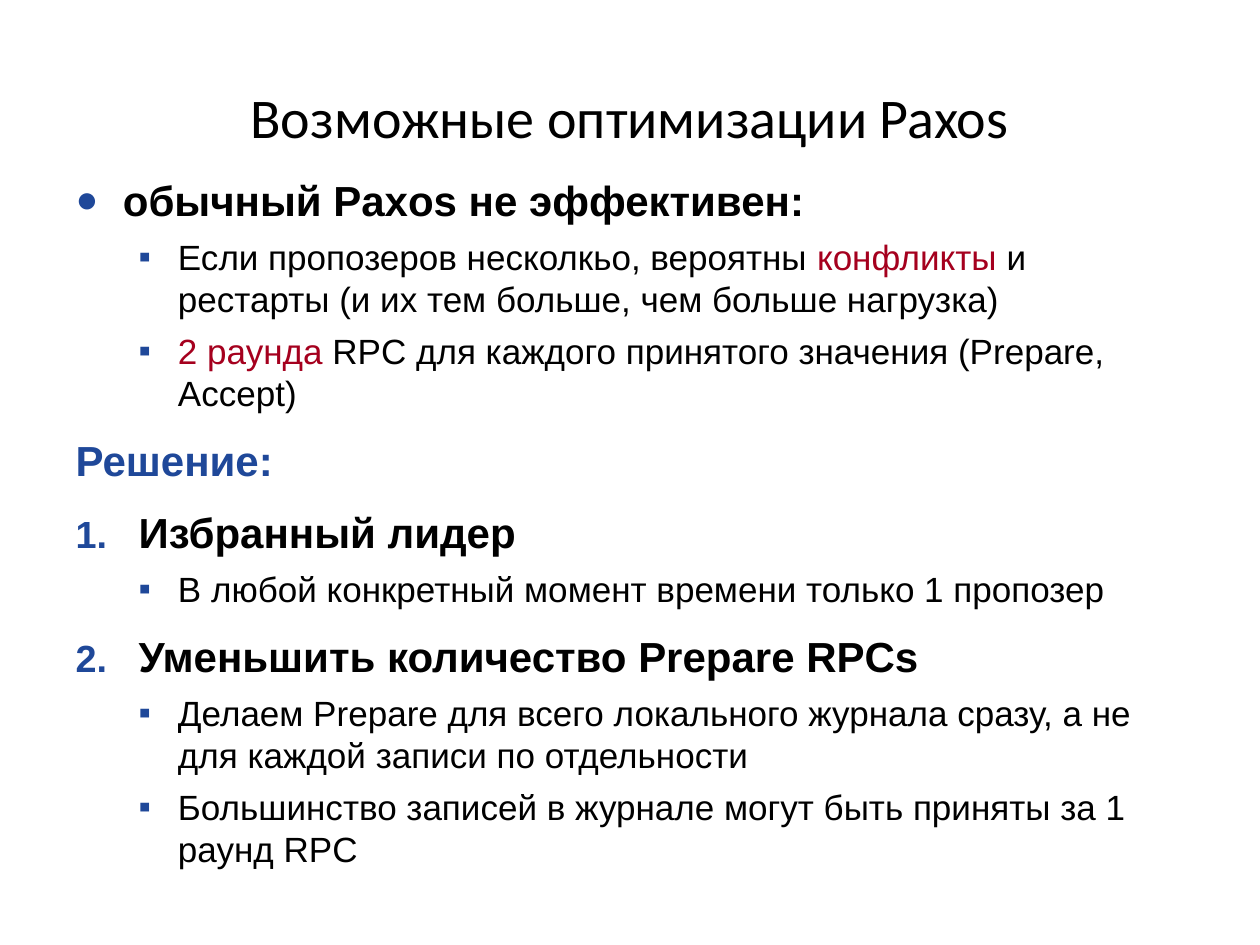
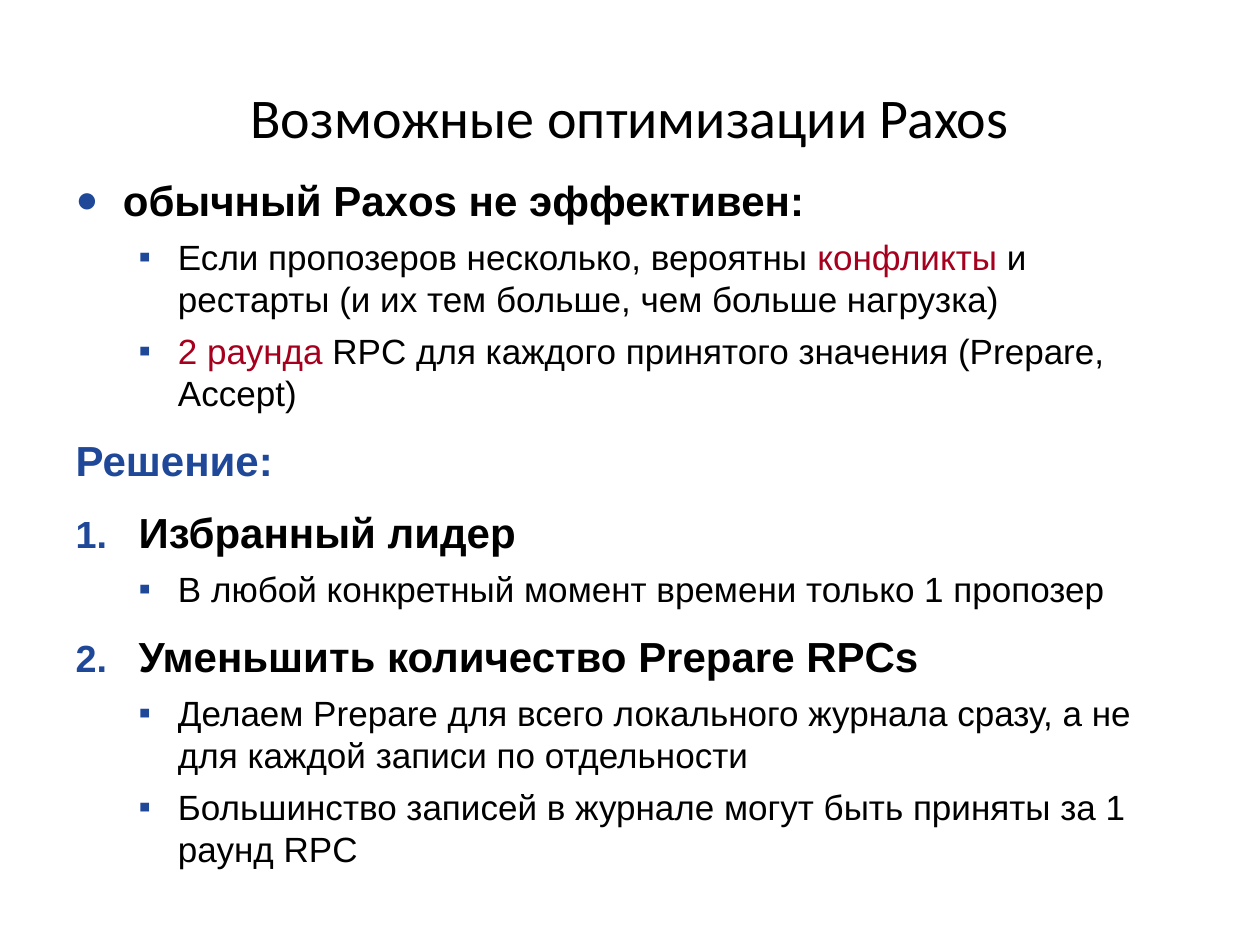
Before and after one commit to kostja/lectures, a slide deck: slide 24 of 2016/11_paxos.odp. Drawn at 1260x945 pixels with LibreOffice and Linux fonts; fonts in the diff are those of the drawing. Boxes give left, top, right and bottom in pixels: in the first picture for what was removed or moved away, otherwise in the second. Text is boxed around its words. In the diff, an @@ line names an element or a change of style, - is before the commit and + after.

```diff
--- a/2016/11_paxos.odp
+++ b/2016/11_paxos.odp
@@ text at (178,244,1027,319): text changed @@
-  ▪ Если пропозеров несколкьо, вероятны конфликты и рестарты (и их тем больше, чем больше нагрузка)
+  ▪ Если пропозеров несколько, вероятны конфликты и рестарты (и их тем больше, чем больше нагрузка)
```
Also in this commit, not shown: 9 other slides changed, 1 slide added, 2 other files.
